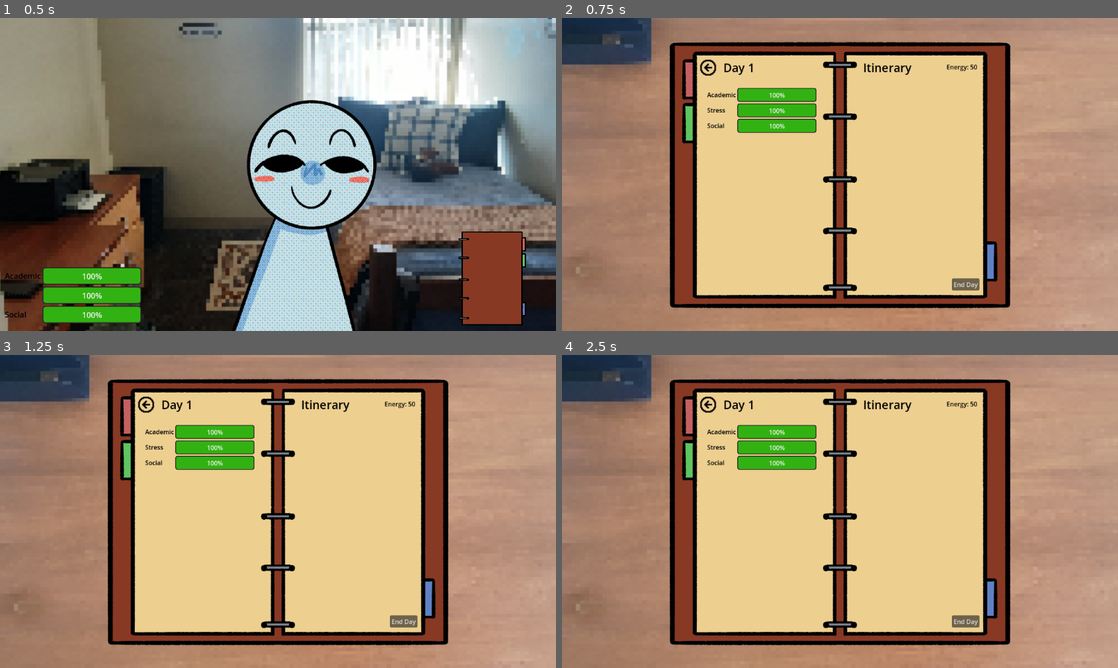
Above: before the commit, frames 1-4 (two rows, left to right).
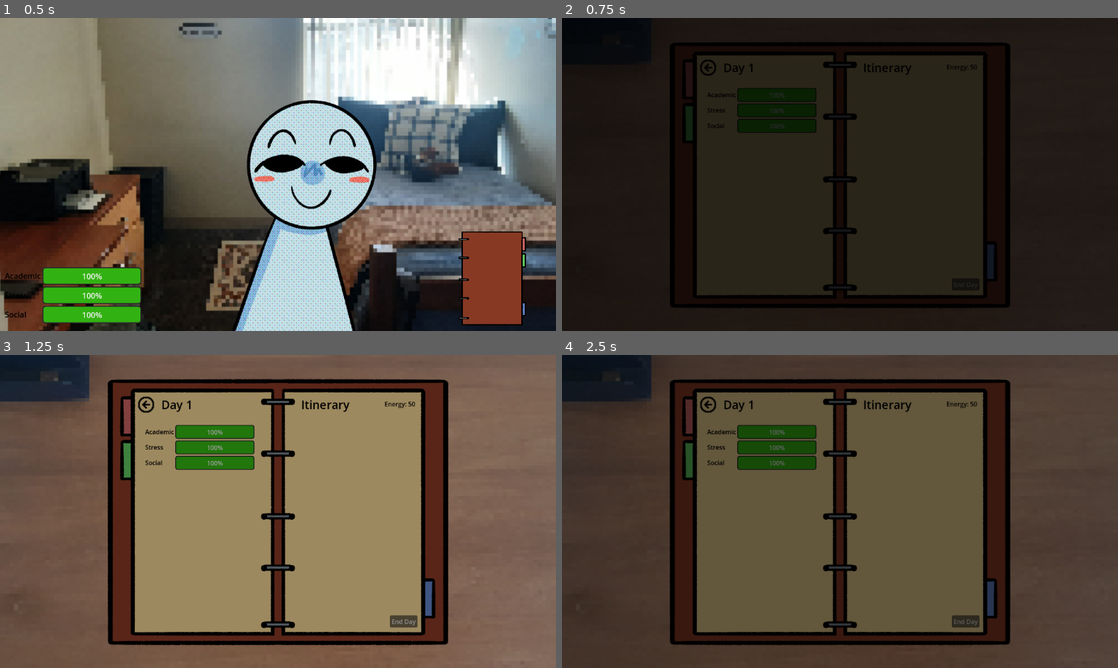
Above: after the commit, the same moments.

Repository: MLJoson/broncoHacksS25
Game: Godot game, scene res://Scenes/main.tscn
The game is run twice, just before and just after one commit, with the same random seed, the same clock (stepped at 60 frames per second) and the same inputs. This scene is started directly instead of the project's main scene.
Inputs (mouse positions are in pixels of both pictures, inside the frame that each line leads up to):
- Up to frame 1 (0.5 s): no input
- Up to frame 2 (0.75 s): click (1056, 274) at 0.5 s
- Up to frame 3 (1.25 s): no input
- Up to frame 4 (2.5 s): click (706, 405) at 1.25 s; click (1056, 611) at 2 s

Frame 1 is identical in both runs. In frame 2, 94% of the frame differs, in the area x 0-100%, y 0-100%; in frame 3, 92%; in frame 4, 94%.

Commit message:
added transition

Diff:
--- a/broncohackss25/Scenes/journal.tscn
+++ b/broncohackss25/Scenes/journal.tscn
@@ -1,12 +1,64 @@
-[gd_scene load_steps=8 format=3 uid="uid://b0s1xrvohf8ch"]
+[gd_scene load_steps=12 format=3 uid="uid://b0s1xrvohf8ch"]
 
 [ext_resource type="Texture2D" uid="uid://ci0y03ck6d3dc" path="res://Assets/planner_open.png" id="1_civ5d"]
-[ext_resource type="Script" path="res://Scripts/journal.gd" id="1_x6005"]
+[ext_resource type="Script" uid="uid://do3t0847dunia" path="res://Scripts/journal.gd" id="1_x6005"]
 [ext_resource type="Texture2D" uid="uid://cgu057fw1di4w" path="res://Assets/Background/Desk.png" id="2_jqjty"]
 [ext_resource type="Texture2D" uid="uid://cl1ida1d5vrqi" path="res://Assets/back-removebg-preview(1).png" id="2_okafp"]
 [ext_resource type="Script" path="res://Scripts/go_to_room.gd" id="3_4xnl1"]
 [ext_resource type="PackedScene" uid="uid://l6axmqpyfjt2" path="res://Scenes/tasklist.tscn" id="4_4xnl1"]
 [ext_resource type="PackedScene" uid="uid://c706mvhxakqxq" path="res://Scenes/stats_ui.tscn" id="6_nv2gc"]
+
+[sub_resource type="Animation" id="Animation_344ge"]
+length = 0.001
+tracks/0/type = "value"
+tracks/0/imported = false
+tracks/0/enabled = true
+tracks/0/path = NodePath("Transition/ColorRect:self_modulate")
+tracks/0/interp = 1
+tracks/0/loop_wrap = true
+tracks/0/keys = {
+"times": PackedFloat32Array(0),
+"transitions": PackedFloat32Array(1),
+"update": 0,
+"values": [Color(1, 1, 1, 1)]
+}
+
+[sub_resource type="Animation" id="Animation_ynf5e"]
+resource_name = "fade_in"
+tracks/0/type = "value"
+tracks/0/imported = false
+tracks/0/enabled = true
+tracks/0/path = NodePath("Transition/ColorRect:self_modulate")
+tracks/0/interp = 1
+tracks/0/loop_wrap = true
+tracks/0/keys = {
+"times": PackedFloat32Array(-0.0333333, 1),
+"transitions": PackedFloat32Array(1, 1),
+"update": 0,
+"values": [Color(1, 1, 1, 1), Color(1, 1, 1, 0)]
+}
+
+[sub_resource type="Animation" id="Animation_6bp64"]
+resource_name = "fade_out"
+tracks/0/type = "value"
+tracks/0/imported = false
+tracks/0/enabled = true
+tracks/0/path = NodePath("Transition/ColorRect:self_modulate")
+tracks/0/interp = 1
+tracks/0/loop_wrap = true
+tracks/0/keys = {
+"times": PackedFloat32Array(0, 0.98),
+"transitions": PackedFloat32Array(1, 1),
+"update": 0,
+"values": [Color(1, 1, 1, 0), Color(1, 1, 1, 1)]
+}
+
+[sub_resource type="AnimationLibrary" id="AnimationLibrary_hptm8"]
+_data = {
+&"RESET": SubResource("Animation_344ge"),
+&"fade_in": SubResource("Animation_ynf5e"),
+&"fade_out": SubResource("Animation_6bp64")
+}
 
 [node name="Node2D" type="Control"]
 layout_mode = 3
@@ -108,5 +160,21 @@
 theme_override_colors/font_color = Color(0, 0, 0, 1)
 text = "Energy: 50"
 
+[node name="Transition" type="AnimationPlayer" parent="."]
+libraries = {
+&"": SubResource("AnimationLibrary_hptm8")
+}
+
+[node name="ColorRect" type="ColorRect" parent="Transition"]
+anchors_preset = 15
+anchor_right = 1.0
+anchor_bottom = 1.0
+offset_left = -931.0
+offset_top = -575.0
+grow_horizontal = 2
+grow_vertical = 2
+mouse_filter = 2
+color = Color(0, 0, 0, 1)
+
 [connection signal="pressed" from="TextureButton" to="TextureButton" method="_on_pressed"]
 [connection signal="pressed" from="Button" to="." method="_on_button_pressed"]
--- a/broncohackss25/Scenes/main.tscn
+++ b/broncohackss25/Scenes/main.tscn
@@ -6,7 +6,59 @@
 [ext_resource type="PackedScene" uid="uid://dpe3gs7ugm2q0" path="res://Scenes/stu.tscn" id="3_21xkr"]
 [ext_resource type="Texture2D" uid="uid://cdnscn70mvut2" path="res://Assets/planner_close.png" id="3_kry3j"]
 [ext_resource type="Texture2D" uid="uid://ci0y03ck6d3dc" path="res://Assets/planner_open.png" id="4_21xkr"]
-[ext_resource type="Script" path="res://Scripts/go_to_journal.gd" id="5_kry3j"]
+[ext_resource type="Script" uid="uid://bo5asvu21tp7w" path="res://Scripts/go_to_journal.gd" id="5_kry3j"]
+
+[sub_resource type="Animation" id="Animation_344ge"]
+length = 0.001
+tracks/0/type = "value"
+tracks/0/imported = false
+tracks/0/enabled = true
+tracks/0/path = NodePath("Transition/ColorRect:self_modulate")
+tracks/0/interp = 1
+tracks/0/loop_wrap = true
+tracks/0/keys = {
+"times": PackedFloat32Array(0),
+"transitions": PackedFloat32Array(1),
+"update": 0,
+"values": [Color(1, 1, 1, 1)]
+}
+
+[sub_resource type="Animation" id="Animation_ynf5e"]
+resource_name = "fade_in"
+tracks/0/type = "value"
+tracks/0/imported = false
+tracks/0/enabled = true
+tracks/0/path = NodePath("Transition/ColorRect:self_modulate")
+tracks/0/interp = 1
+tracks/0/loop_wrap = true
+tracks/0/keys = {
+"times": PackedFloat32Array(-0.0333333, 1),
+"transitions": PackedFloat32Array(1, 1),
+"update": 0,
+"values": [Color(1, 1, 1, 1), Color(1, 1, 1, 0)]
+}
+
+[sub_resource type="Animation" id="Animation_6bp64"]
+resource_name = "fade_out"
+tracks/0/type = "value"
+tracks/0/imported = false
+tracks/0/enabled = true
+tracks/0/path = NodePath("Transition/ColorRect:self_modulate")
+tracks/0/interp = 1
+tracks/0/loop_wrap = true
+tracks/0/keys = {
+"times": PackedFloat32Array(0, 0.98),
+"transitions": PackedFloat32Array(1, 1),
+"update": 0,
+"values": [Color(1, 1, 1, 0), Color(1, 1, 1, 1)]
+}
+
+[sub_resource type="AnimationLibrary" id="AnimationLibrary_hptm8"]
+_data = {
+&"RESET": SubResource("Animation_344ge"),
+&"fade_in": SubResource("Animation_ynf5e"),
+&"fade_out": SubResource("Animation_6bp64")
+}
 
 [node name="Main" type="Control"]
 layout_mode = 3
@@ -70,4 +122,18 @@
 texture_hover = ExtResource("4_21xkr")
 script = ExtResource("5_kry3j")
 
+[node name="Transition" type="AnimationPlayer" parent="."]
+libraries = {
+&"": SubResource("AnimationLibrary_hptm8")
+}
+
+[node name="ColorRect" type="ColorRect" parent="Transition"]
+anchors_preset = 15
+anchor_right = 1.0
+anchor_bottom = 1.0
+grow_horizontal = 2
+grow_vertical = 2
+color = Color(0, 0, 0, 1)
+
 [connection signal="pressed" from="CanvasLayer/TextureButton" to="CanvasLayer/TextureButton" method="_on_pressed"]
+[connection signal="animation_finished" from="Transition" to="." method="_on_transition_animation_finished"]
--- a/broncohackss25/Scripts/go_to_journal.gd
+++ b/broncohackss25/Scripts/go_to_journal.gd
@@ -1,4 +1,11 @@
 extends TextureButton
 
+#var transition = $Transition
+
 func _on_pressed() -> void:
+	#transition.play("fade_out")
 	get_tree().change_scene_to_file("res://Scenes/journal.tscn")
+
+func _on_transition_animation_finished(anim_name):
+	#get_tree().change_scene_to_file("res://Scenes/journal.tscn")
+	print("")
--- a/broncohackss25/Scripts/journal.gd
+++ b/broncohackss25/Scripts/journal.gd
@@ -1,6 +1,11 @@
 extends Control
 
 signal day_over
+
+@onready var transition = $Transition
+
+func _ready():
+	transition.play("fade_in")
 
 func _on_button_pressed() -> void:
 	#set_modulate(lerp(get_modulate(), Color(0,0,0,1), 0.2))
Not shown, added: broncohackss25/Assets/TitleScreen/Screen.png.import
Not shown, added: broncohackss25/Assets/TitleScreen/Title.png.import
Not shown: 1 places in broncohackss25/Scenes/main.tscn that only renumber resources
Not shown: 1 places in broncohackss25/Scenes/menu.tscn that only renumber resources
Not shown: 1 places in broncohackss25/Scenes/stats_ui.tscn that only renumber resources
